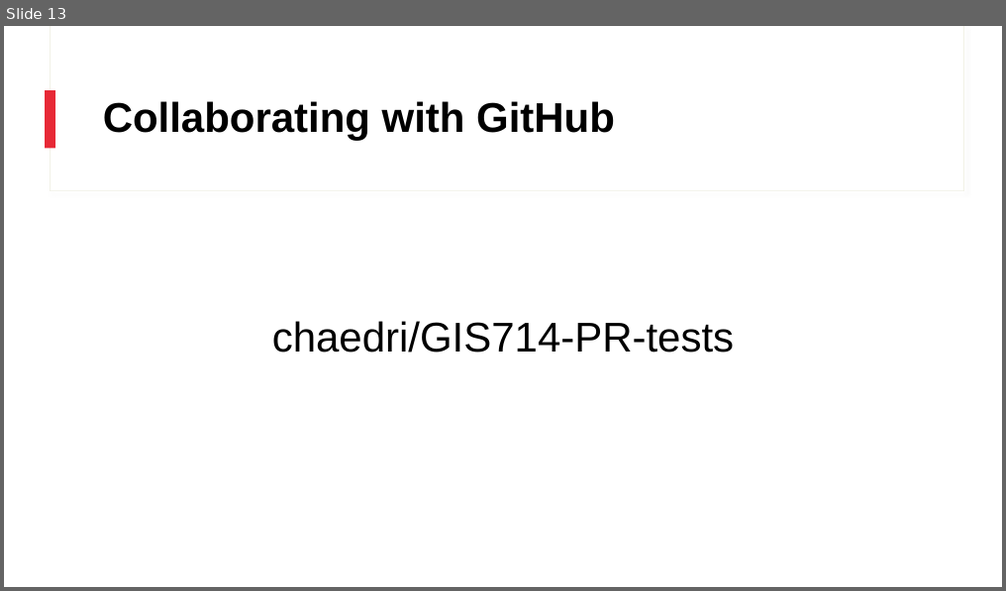
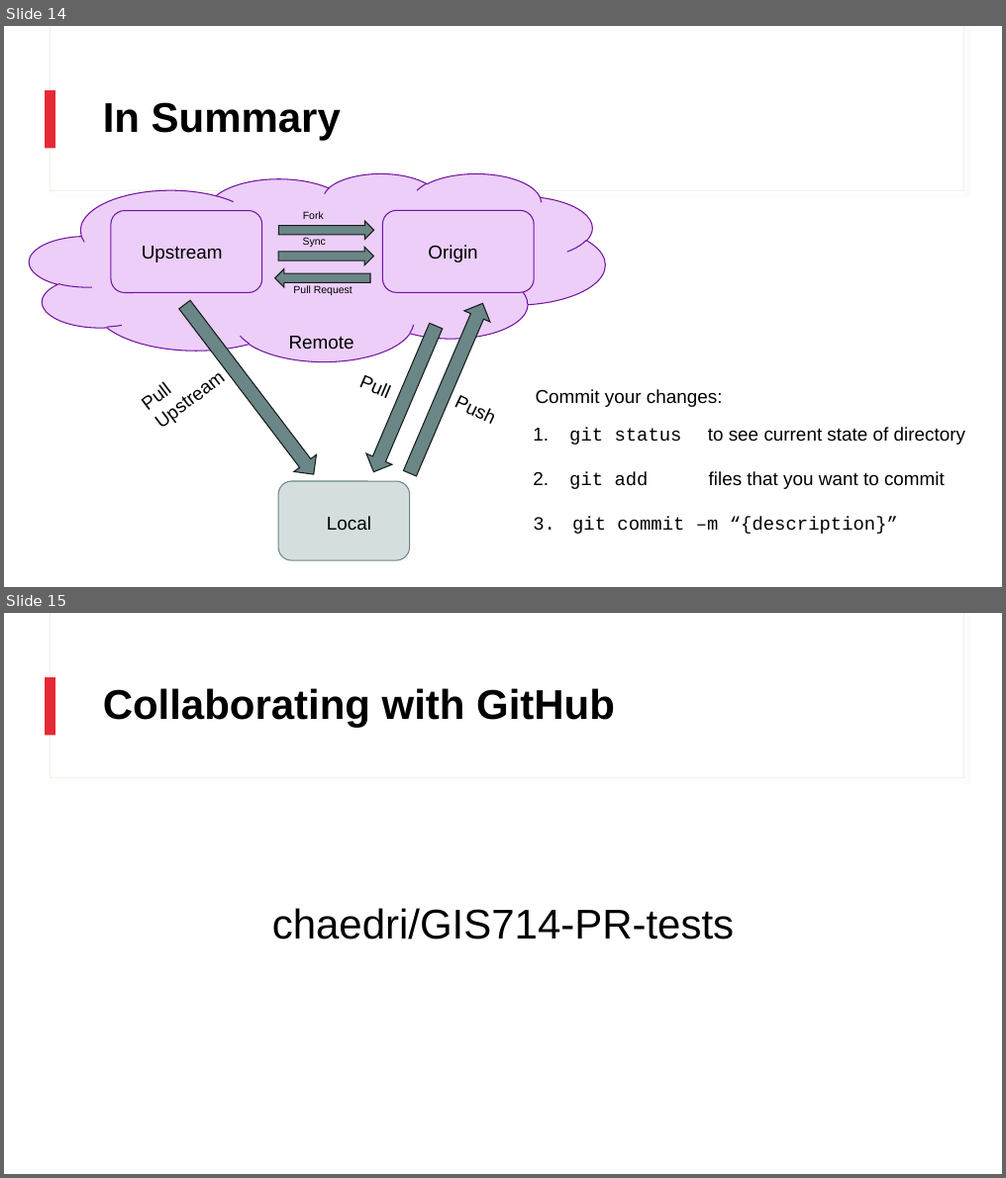
Before and after one commit to ncsu-geoforall-lab/GIS714-assignments, a slide deck: Intro_To_Git/Slides/Introduction_to_Git_and_GitHub.pptx. Shown one above the other, each under a label of ours: slide 13 before the commit, slides 14 and 15 after it. The pictures are 1006x591 and 1006x1178 pixels, drawn with LibreOffice and Linux fonts; fonts in the diff are those of the drawing. Boxes give left, top, right and bottom in pixels: in the first picture for what was removed or moved away, otherwise in the second. Text is boxed around its words. In the diff, an @@ line names an element or a change of style, - is before the commit and + after.

```diff
--- a/Intro_To_Git/Slides/Introduction_to_Git_and_GitHub.pptx
+++ b/Intro_To_Git/Slides/Introduction_to_Git_and_GitHub.pptx
@@ slide 14 added at bbox=[4, 26, 1002, 587], background #FFFFFF; not listed: 3 template elements that a slide beside it also shows @@
@@ title added at bbox=[103, 102, 341, 141], 40 pt, text #000000, bold @@
+In Summary
@@ cloud added at bbox=[30, 174, 605, 362], fill #ECCEF9, outline #7313A0 1 pt @@
@@ rounded rectangle added at bbox=[111, 211, 262, 293], fill #ECCEF9, outline #7313A0 1 pt @@
@@ down arrow added at bbox=[278, 221, 373, 239], fill #6B8686, outline #151B1B 1 pt @@
@@ text added at bbox=[303, 211, 324, 219], 10 pt, text #000000 @@
+Fork
@@ rounded rectangle added at bbox=[383, 211, 534, 293], fill #ECCEF9, outline #7313A0 1 pt @@
@@ text added at bbox=[142, 246, 223, 263], 18 pt, text #000000 @@
+Upstream
@@ down arrow added at bbox=[278, 247, 373, 266], fill #6B8686, outline #151B1B 1 pt @@
@@ text added at bbox=[303, 237, 326, 247], 10 pt, text #000000 @@
+Sync
@@ text added at bbox=[428, 245, 477, 263], 18 pt, text #000000 @@
+Origin
@@ down arrow added at bbox=[275, 269, 370, 287], fill #6B8686, outline #151B1B 1 pt @@
@@ text added at bbox=[293, 285, 352, 295], 10 pt, text #000000 @@
+Pull Request
@@ down arrow added at bbox=[173, 296, 325, 482], fill #6B8686, outline #151B1B 1 pt @@
@@ down arrow added at bbox=[361, 320, 449, 477], fill #6B8686, outline #151B1B 1 pt @@
@@ down arrow added at bbox=[397, 298, 495, 479], fill #6B8686, outline #151B1B 1 pt @@
@@ text added at bbox=[129, 334, 245, 441], 18 pt, text #000000 @@
+Pull Upstream
@@ text added at bbox=[289, 336, 354, 350], 18 pt, text #000000 @@
+Remote
@@ text added at bbox=[349, 364, 403, 410], 18 pt, text #000000 @@
+Pull
@@ text added at bbox=[444, 384, 521, 442], 18 pt, text #000000 @@
+Push
@@ text added at bbox=[536, 389, 723, 407], 18 pt, text #000000 @@
+Commit your changes:
@@ text added at bbox=[533, 427, 965, 534], 18 pt, text #000000 @@
+1. git status to see current state of directory
+2. git add files that you want to commit
+3. git commit –m “{description}”
@@ rounded rectangle added at bbox=[278, 482, 409, 562], fill #D5DEDE, outline #6B8686 1 pt @@
@@ text added at bbox=[327, 516, 371, 530], 18 pt, text #000000 @@
+Local
@@ what was slide 13 is now slide 15 @@
```
Also in this commit, not shown: 4 slides changed, 2 other slides added, 1 slide removed, 16 other files.
